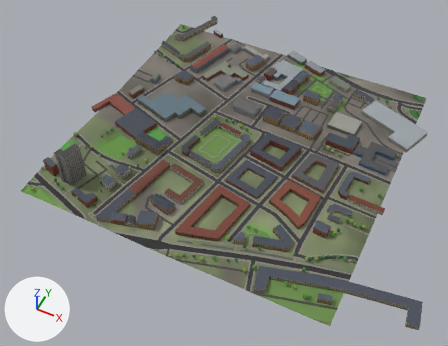
The glTF model glasgow-subway/data/city/city_3_6.glb, before and after one commit.
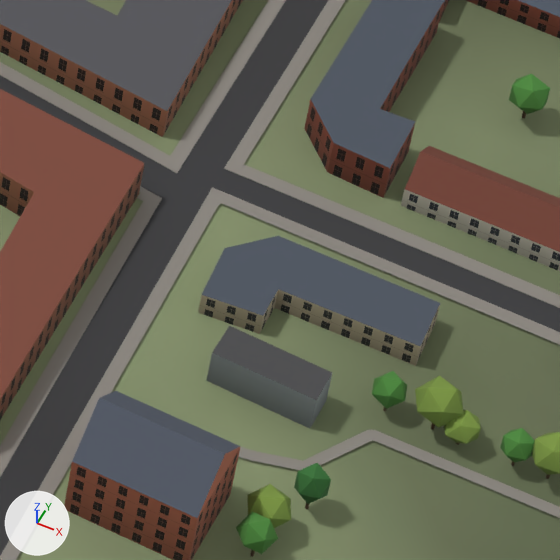
The first picture shows the older version from a 50 mm camera at (-1549.0, -1408.0, 743.0) aimed at (-1848.0, -810.0, -5.0). The close-ups show the older and then the newer version on the part from 68% to 81% of the width and 52% to 69% of the height of that picture. Only the edits that show in the close-ups are written down. The lights are fixed; the arrows at lower left show +X, +Y and +Z. Where no turn or scale is listed for an object, it has been applied to the vertices. Vertices at exactly the same position are counted once.

The first close-up shows 'buildings_3_6', 'green_tree_a.016', 'green_tree_a.017', 'green_tree_a.018', 'green_tree_a.026', 'green_tree_b.010', 'green_tree_b.011', 'green_tree_b.012', 'green_tree_b.013', 'green_tree_c.008', 'roads_3_6', 'terrain_3_6'.
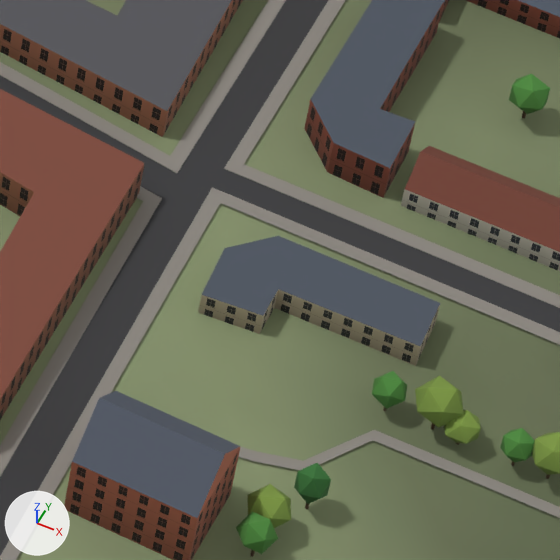
The change, as a list of edits to the scene's bpy script:
```text
Change mat_mat_wall_stone:
    add n5 = _N.new('ShaderNodeMapping'); n5.name = 'Mapping'
    add n5.inputs[1].default_value = (0.0, -64.0, 0.0)  # 'Location'
    add n5.inputs[3].default_value = (128.0, 128.0, 1.0)  # 'Scale'
    add n6 = _N.new('ShaderNodeUVMap'); n6.name = 'UV Map'
    add n6.uv_map = 'UVMap'
    where n4 = _N.new('ShaderNodeTexImage'); n4.name = 'Image Texture'
    add _L.new(n5.outputs[0], n4.inputs[0])  # 'Vector' to 'Vector'
    add _L.new(n6.outputs[0], n5.inputs[0])  # 'UV' to 'Vector'
Change me_buildings_3_6:
    used by ob_buildings_3_6; location = (-1804.8, -725.0, 43.9)
    remove me_buildings_3_6.from_pydata(...)  # 2080 vertices, 2590 faces; spans x -309.0..309.0, y -272.0..272.0, z -37.0..37.0
    add me_buildings_3_6.from_pydata(...)  # 1341 vertices, 1639 faces; spans x -309.0..309.0, y -272.0..272.0, z -37.0..37.0
    me_buildings_3_6 part 1: the loose piece of 8 vertices spanning x 142.0..159.0, y -114.0..-106.0, z -32.0..-24.0 is deleted
    other edits to the shape of me_buildings_3_6 do not show in these pictures
Change ob_roads_3_6:
    ob_roads_3_6.location: (-1850.0, -750.0, 13.4) -> (-1850.0, -750.0, 13.5)
```

Changed parts and their boxes [x1, y1, x2, y2] in the close-ups (560 x 560 px):
'buildings_3_6', reshaped
    both: [0, 0, 560, 560]
'roads_3_6', moved
    both: [0, 0, 560, 560]
part 1 of me_buildings_3_6, deleted
    before: [206, 326, 332, 429]
